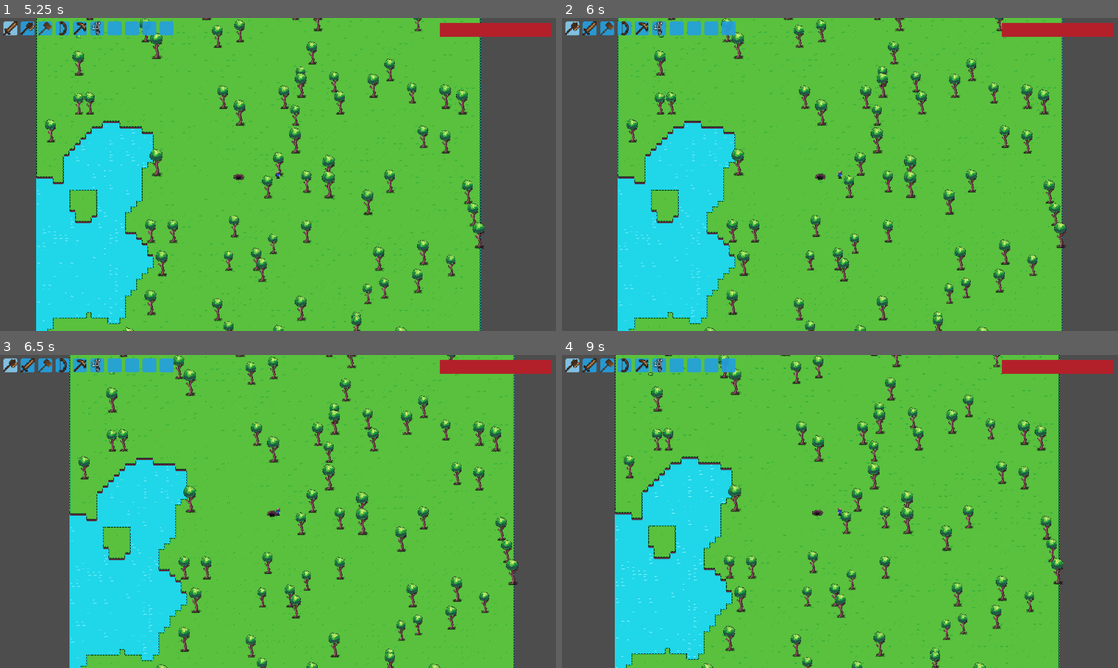
Above: before the commit, frames 1-4 (two rows, left to right).
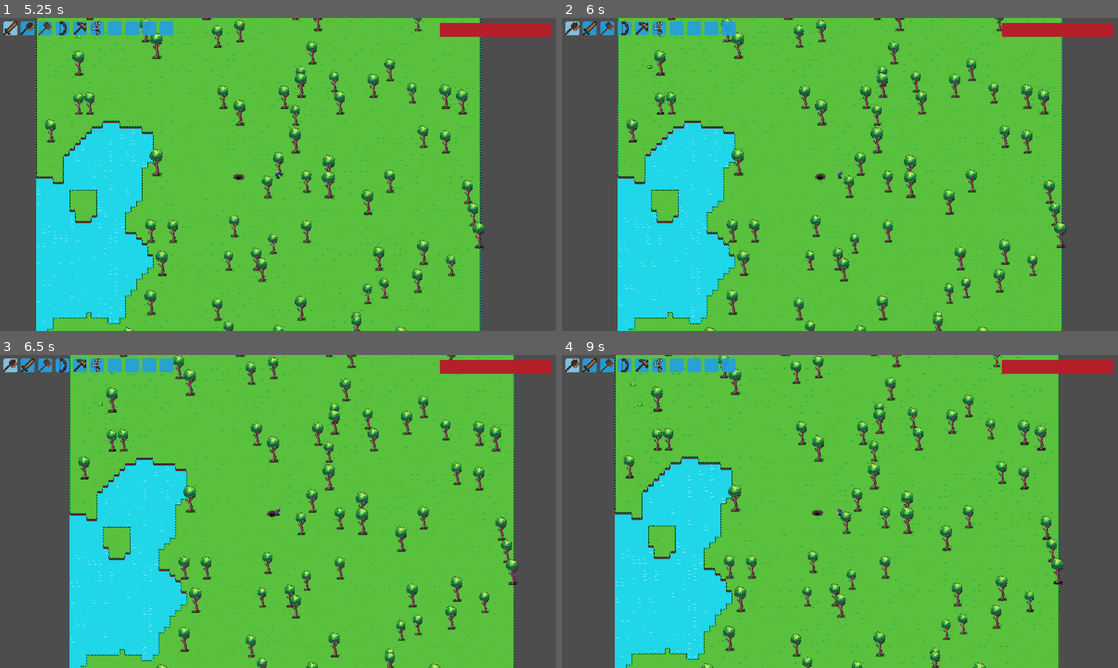
Above: after the commit, the same moments.

Repository: spsJakubSzydlowski/Evergrint
Game: Godot game, scene res://scenes/UI/menu.tscn
The game is run twice, just before and just after one commit, with the same random seed, the same clock (stepped at 60 frames per second) and the same inputs.
Inputs (mouse positions are in pixels of both pictures, inside the frame that each line leads up to):
- Up to frame 1 (5.25 s): click "START" at 0.5 s; click "Easy" at 1.25 s; tap Enter at 2 s; move the mouse to (11, 27) at 2.02 s; hold Right 2.03-2.78 s; tap A (a) at 2.1, 3.8, 4.35 s; click (11, 27) at 2.17 s; tap D (d) at 2.3, 2.85, 4.55 s; move the mouse to (27, 27) at 2.77 s; hold Down 2.78-3.53 s; click (27, 27) at 2.92 s; tap S (s) at 3.05, 3.6 s; move the mouse to (11, 27) at 3.52 s; hold Right 3.53-4.28 s; click (11, 27) at 3.67 s; move the mouse to (27, 27) at 4.27 s; hold Up 4.28-5.03 s; click (27, 27) at 4.42 s; move the mouse to (11, 27) at 5.02 s; press the mouse at (11, 27) at 5.03 s; hold Left from 5.03 s (still down)
- Up to frame 2 (6 s): keep holding Left; tap S (s) at 5.3 s; move the mouse to (589, 27) at 5.77 s; release the mouse at (589, 27) at 5.78 s; tap D (d) at 5.85 s; click (589, 27) at 5.92 s
- Up to frame 3 (6.5 s): keep holding Left; tap A (a) at 6.05 s
- Up to frame 4 (9 s): move the mouse to (573, 364) at 6.52 s; release Left at 6.53 s; hold Down 6.53-7.28 s; tap S (s) at 6.6, 7.55 s; click (573, 364) at 6.67 s; tap D (d) at 6.8 s; move the mouse to (589, 364) at 7.27 s; hold Right 7.28-8.03 s; tap W (w) at 7.35 s; click (589, 364) at 7.42 s; move the mouse to (573, 364) at 8.02 s; hold Up 8.03-8.78 s; tap Alt at 8.1 s; click (573, 364) at 8.17 s; tap A (a) at 8.3 s; move the mouse to (589, 364) at 8.77 s; hold Right from 8.78 s (still down); tap Shift at 8.85 s; click (589, 364) at 8.92 s

Frame 1 is identical in both runs. In frame 2, 0.1% of the frame differs, in the area x 10-19%, y 0-99%; in frame 3, 0.1%; in frame 4, 0.2%, in the area x 9-90%, y 0-100%.

Commit message:
chunk deletion

Diff:
--- a/scripts/autoloads/Global.gd
+++ b/scripts/autoloads/Global.gd
@@ -1,6 +1,7 @@
 extends Node
 
 signal request_chunk_generation(coords: Vector2i)
+signal request_chunk_removal(coords: Vector2i)
 
 var world_seed: int = 0
 var player_pos: Vector2 = Vector2.ZERO
@@ -65,6 +66,7 @@
 	var player_chunk_pos = get_player_chunk_pos(tile_map)
 
 	var chunks_to_see = []
+	var chunks_to_unload = []
 
 	var max_chunk_x = ceil(world_width / float(CHUNK_SIZE))
 	var max_chunk_y = ceil(world_height / float(CHUNK_SIZE))
@@ -81,6 +83,14 @@
 						loaded_chunks[chunk_coords] = true
 						request_chunk_generation.emit(chunk_coords)
 
+	for loaded_coords in loaded_chunks.keys():
+		if not loaded_coords in chunks_to_see:
+			chunks_to_unload.append(loaded_coords)
+
+	for coords in chunks_to_unload:
+		request_chunk_removal.emit(coords)
+		loaded_chunks.erase(coords)
+
 func get_player_chunk_pos(tile_map):
 	var player_global_pos = get_player_world_position()
 	var player_tile_pos = tile_map.local_to_map(player_global_pos)
